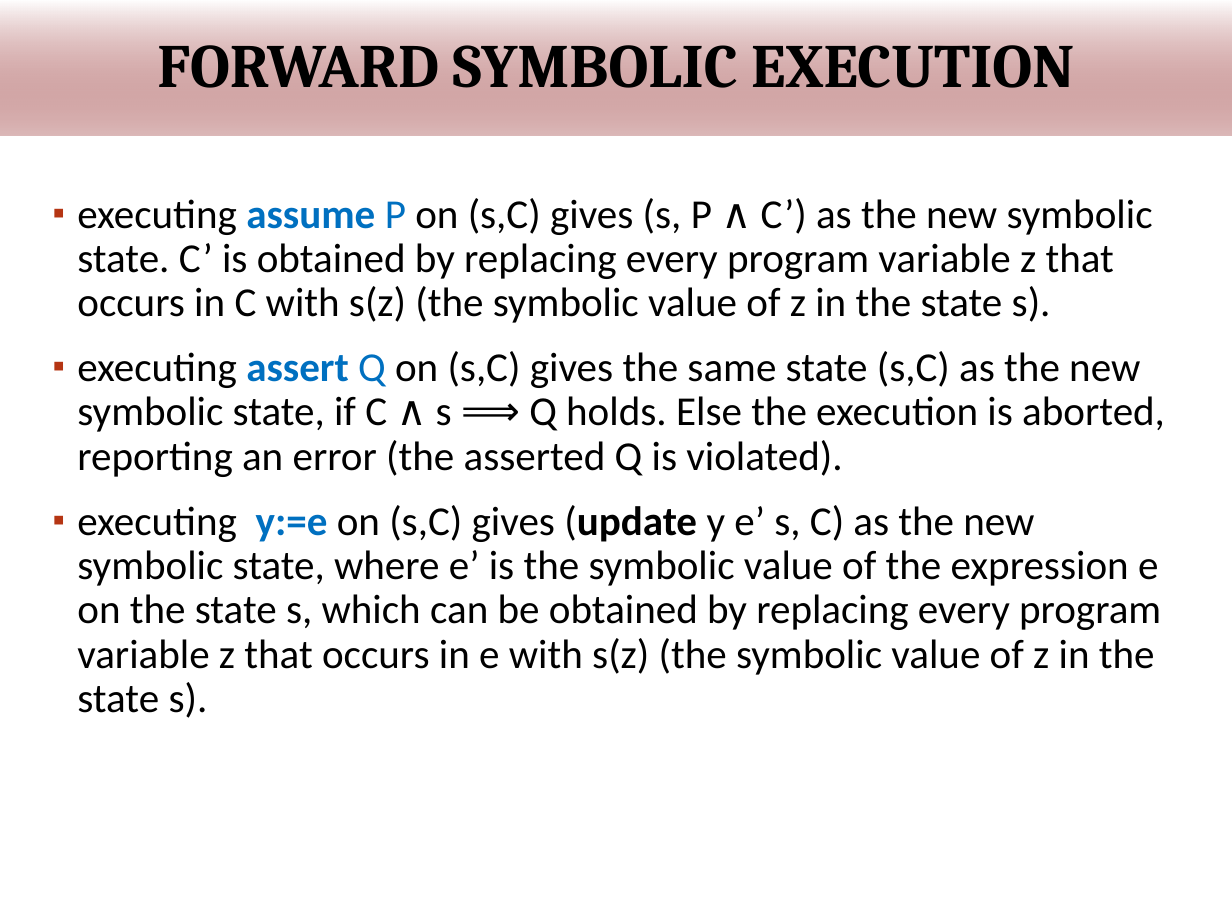
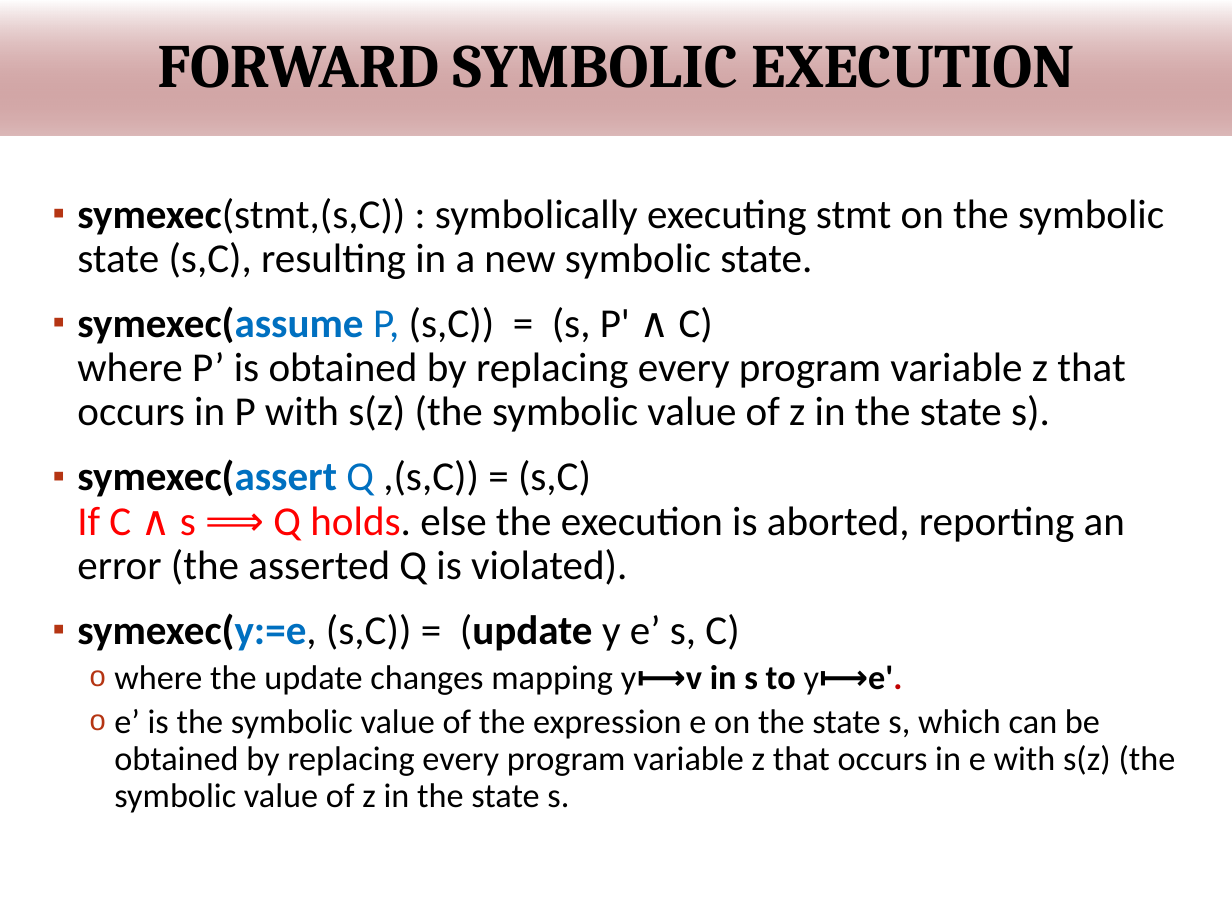
Before and after one commit to wooshrow/infopv, a slide deck: slide 28 of slides/PV_hoare.pptx. Drawn at 1232x924 pixels with LibreOffice and Linux fonts; fonts in the diff are those of the drawing; background and template pictures are left out. Boxes give left, top, right and bottom in pixels: in the first picture for what was removed or moved away, otherwise in the second. Text is boxed around its words. In the diff, an @@ line names an element or a change of style, - is before the commit and + after.

```diff
--- a/slides/PV_hoare.pptx
+++ b/slides/PV_hoare.pptx
@@ text at [77,198,1176,813]: text changed @@
-▪ executing assume P on (s,C) gives (s, P ∧ C’) as the new symbolic state. C’ is obtained by replacing every program variable z that occurs in C with s(z) (the symbolic value of z in the state s).
-▪ executing assert Q on (s,C) gives the same state (s,C) as the new symbolic state, if C ∧ s ⟹ Q holds. Else the execution is aborted, reporting an error (the asserted Q is violated).
-▪ executing y:=e on (s,C) gives (update y e’ s, C) as the new symbolic state, where e’ is the symbolic value of the expression e on the state s, which can be obtained by replacing every program variable z that occurs in e with s(z) (the symbolic value of z in the state s).
+▪ symexec(stmt,(s,C)) : symbolically executing stmt on the symbolic state (s,C), resulting in a new symbolic state.
+▪ symexec(assume P, (s,C)) = (s, P' ∧ C)
+  where P’ is obtained by replacing every program variable z that occurs in P with s(z) (the symbolic value of z in the state s).
+▪ symexec(assert Q ,(s,C)) = (s,C)
+  If C ∧ s ⟹ Q holds. else the execution is aborted, reporting an error (the asserted Q is violated).
+▪ symexec(y:=e, (s,C)) = (update y e’ s, C)
+  o where the update changes mapping y⟼v in s to y⟼e'.
+  o e’ is the symbolic value of the expression e on the state s, which can be obtained by replacing every program variable z that occurs in e with s(z) (the symbolic value of z in the state s.
```
Also in this commit, not shown: 1 other slide changed, 1 other file.
